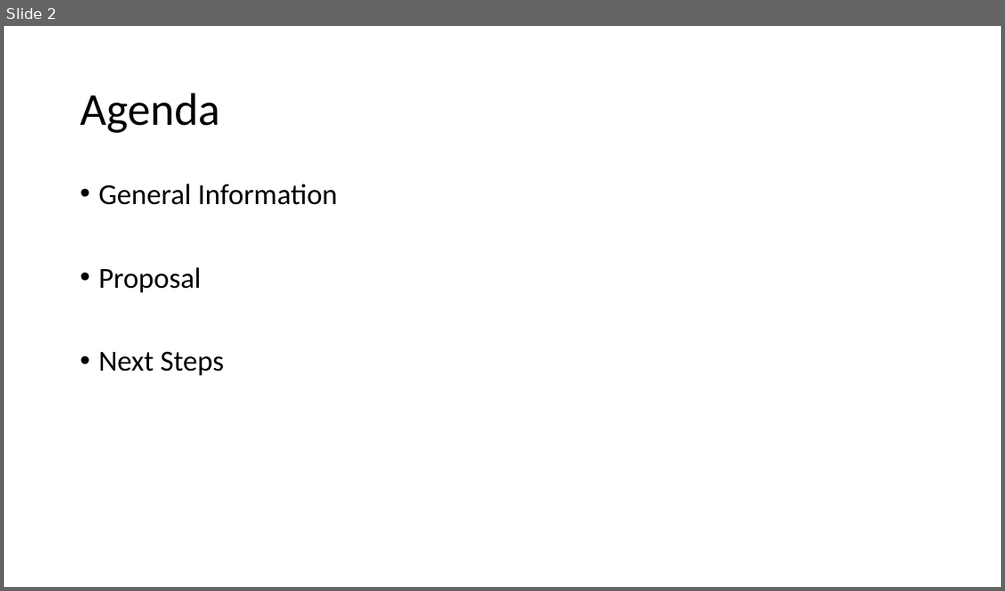
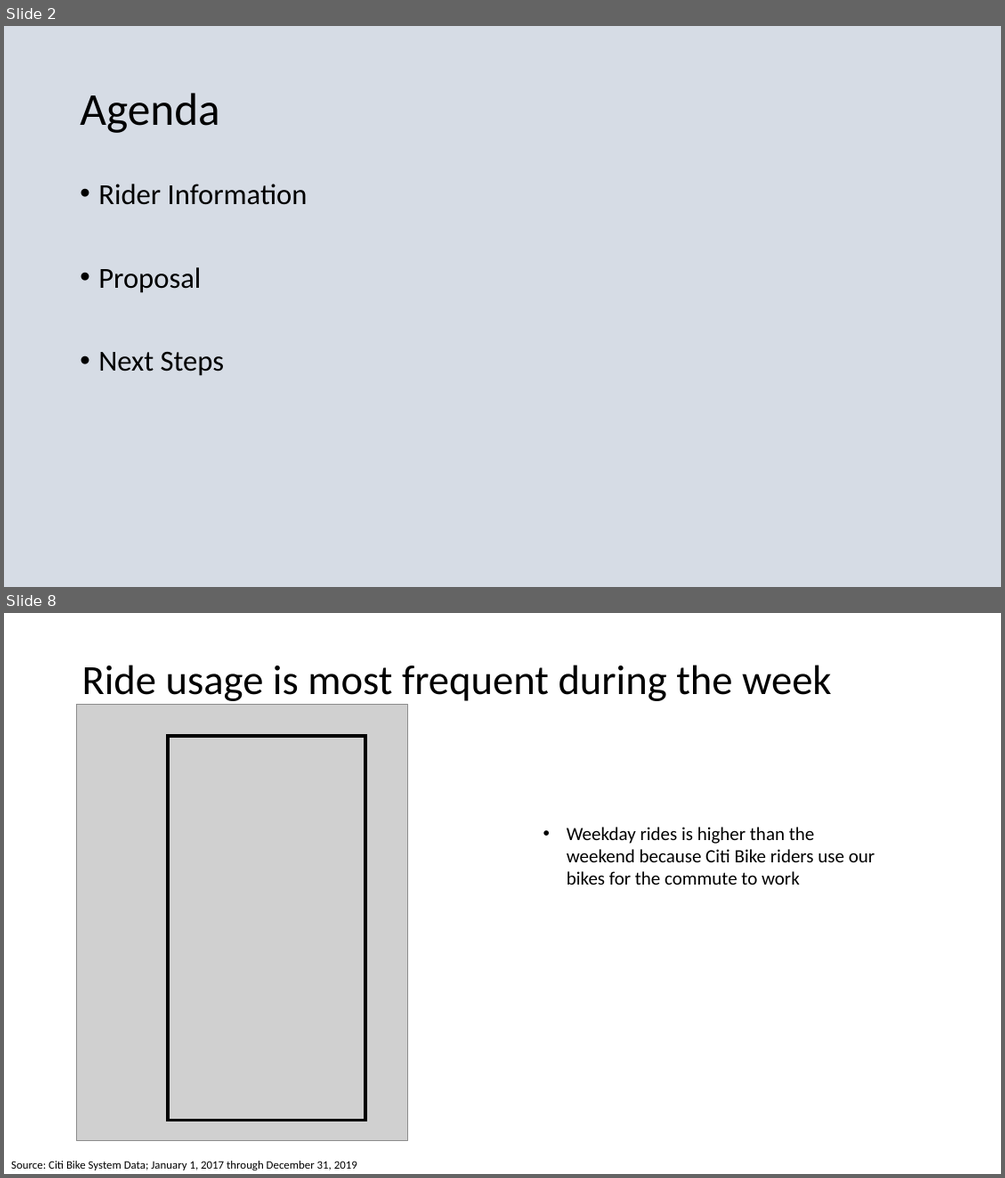
Before and after one commit to cglovertenn/Citi_Bike_Expanded, a slide deck: CitiBike_Final.pptx. Shown one above the other, each under a label of ours: slide 2 before the commit, slides 2 and 8 after it; the slides between them are not shown. The pictures are 1005x591 and 1005x1178 pixels, drawn with LibreOffice and Linux fonts; fonts in the diff are those of the drawing; grey boxes stand for pictures. Boxes give left, top, right and bottom in pixels: in the first picture for what was removed or moved away, otherwise in the second. Text is boxed around its words. In the diff, an @@ line names an element or a change of style, - is before the commit and + after.

```diff
--- a/CitiBike_Final.pptx
+++ b/CitiBike_Final.pptx
@@ slide 8 added at box(4, 613, 1001, 1174), background #FFFFFF @@
@@ title added at box(82, 665, 831, 705), 40 pt, text #000000 @@
+Ride usage is most frequent during the week
@@ picture added at box(77, 705, 407, 1140) @@
@@ rectangle added at box(168, 736, 366, 1120), outline #000000 3 pt @@
@@ text added at box(566, 827, 874, 884), 18 pt, text #000000 @@
+• Weekday rides is higher than the weekend because Citi Bike riders use our bikes for the commute to work
@@ text added at box(11, 1160, 357, 1171), 11 pt, text #000000 @@
+Source: Citi Bike System Data; January 1, 2017 through December 31, 2019
@@ slide 2 changed as well @@
@@ background #FFFFFF to #D6DCE5 @@
@@ text at box(98, 184, 307, 205): text changed @@
-• General Information
+• Rider Information
```
Also in this commit, not shown: 3 other slides changed, 7 other slides added, 7 slides removed.
